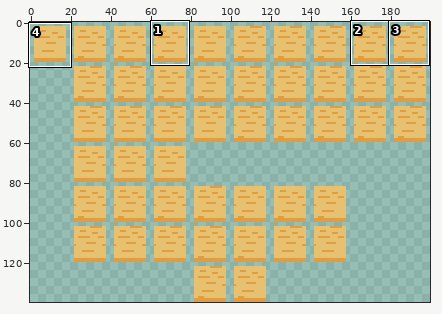
Pixel-art file, stored at Graphics/sand.aseprite. Above: a wide view before the commit, with the close-up outlined.
Close-up. Before:
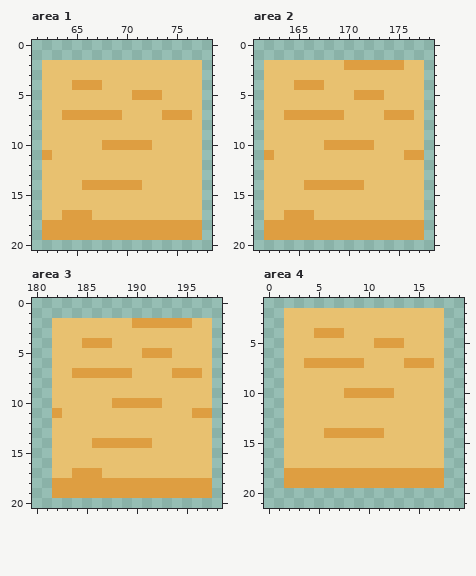
200x140 pixels, 1 frame. Shown: area 1: x 61..78, y 0..20; area 2: x 161..178, y 0..20; area 3: x 180..198, y 0..20; area 4: x 0..19, y 1..21. The commit also changed other parts of the picture, which this record leaves out.
And afterwards:
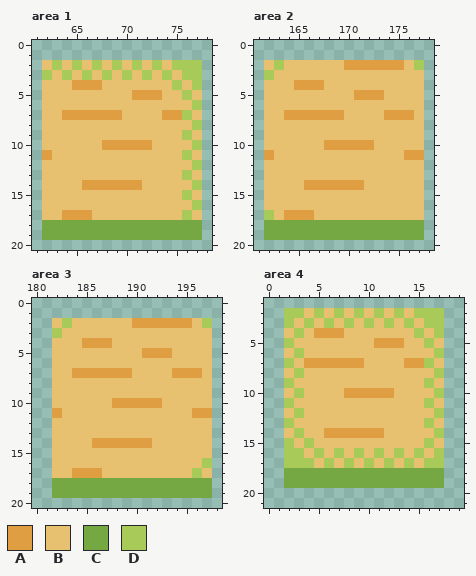
Palette (. is transparent): A #de9e41  B #e8c170  C #75a743  D #a8ca58
Changes in this commit:
Area 1:
The edit turns colour A into colour C in rows 18 to 19 at x 62 to 77.
The edit turns colour A into colour D in row 7 at x 76.
The edit turns colour B into colour D in row 2 at x 63, 65, 67, 69, 71, 73 and 75 to 77; in row 3 at x 62, 64, 66, 68, 70, 72, 74 and 76 to 77; in row 4 at x 75 and 77; in row 5 at x 76; in row 6 at x 77; in row 8 at x 77.
The edit turns colour B into colour D in row 9 at x 76; in row 10 at x 77; in row 11 at x 76; in row 12 at x 77; in row 13 at x 76; in row 14 at x 77.
The edit turns colour B into colour D in row 15 at x 76; in row 16 at x 77; in row 17 at x 76.
Area 2:
The edit turns colour A into colour C in rows 18 to 19 at x 162 to 177.
The edit turns colour B into colour D in row 2 at x 163 and 177; in row 3 at x 162; in row 17 at x 162.
Area 3:
The edit turns colour A into colour C in rows 18 to 19 at x 182 to 197.
The edit turns colour B into colour D in row 2 at x 183 and 197; in row 3 at x 182; in row 16 at x 197; in row 17 at x 196.
Area 4:
The edit turns colour A into colour C in rows 18 to 19 at x 2 to 17.
The edit turns colour A into colour D in row 7 at x 16.
The edit turns colour B into colour D in row 2 at x 2 to 3, 5, 7, 9, 11, 13 and 15 to 17; in row 3 at x 2, 4, 6, 8, 10, 12, 14 and 16 to 17; in row 4 at x 3, 15 and 17; in row 5 at x 2 and 16; in row 6 at x 3 and 17; in row 7 at x 2.
The edit turns colour B into colour D in row 8 at x 3 and 17; in row 9 at x 2 and 16; in row 10 at x 3 and 17; in row 11 at x 2 and 16; in row 12 at x 3 and 17; in row 13 at x 2 and 16.
The edit turns colour B into colour D in row 14 at x 3 and 17; in row 15 at x 2, 4 and 16; in row 16 at x 2 to 3, 5, 7, 9, 11, 13, 15 and 17; in row 17 at x 2 to 4, 6, 8, 10, 12, 14 and 16 to 17.
Boxes around the changes in both close-ups, in picture pixels (x1, y1, x2, y2):
changed: (42, 60, 202, 240)
changed: (264, 60, 284, 80)
changed: (414, 60, 424, 70)
changed: (264, 210, 424, 240)
changed: (52, 318, 72, 338)
changed: (202, 318, 212, 328)
changed: (52, 458, 212, 498)
changed: (284, 308, 444, 488)
